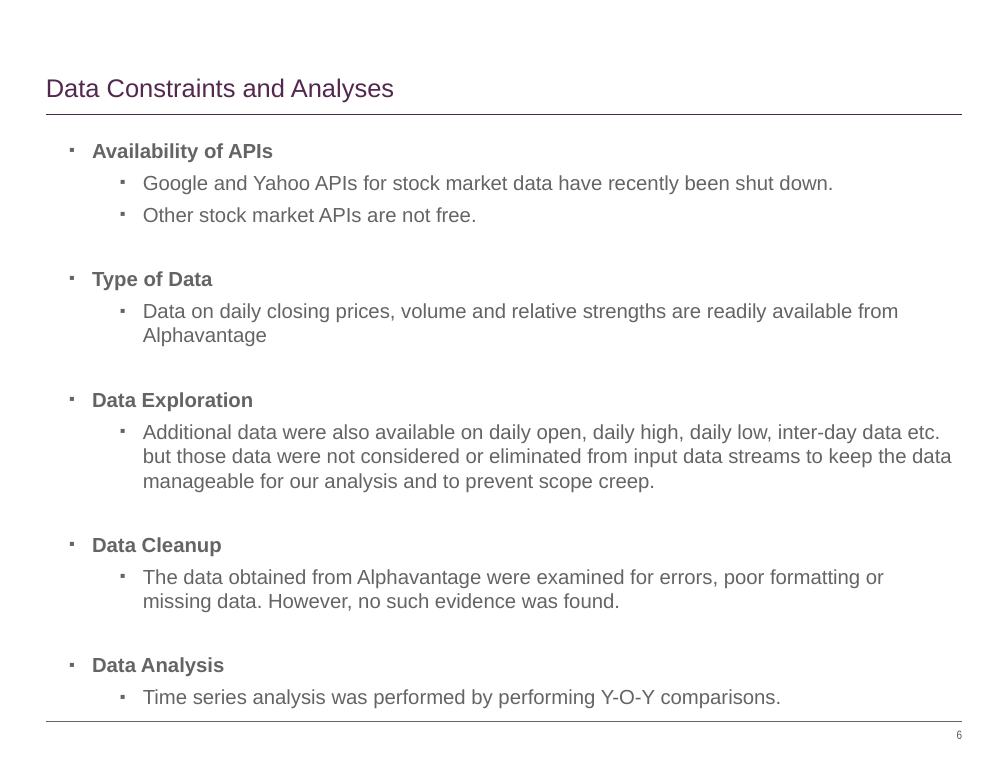
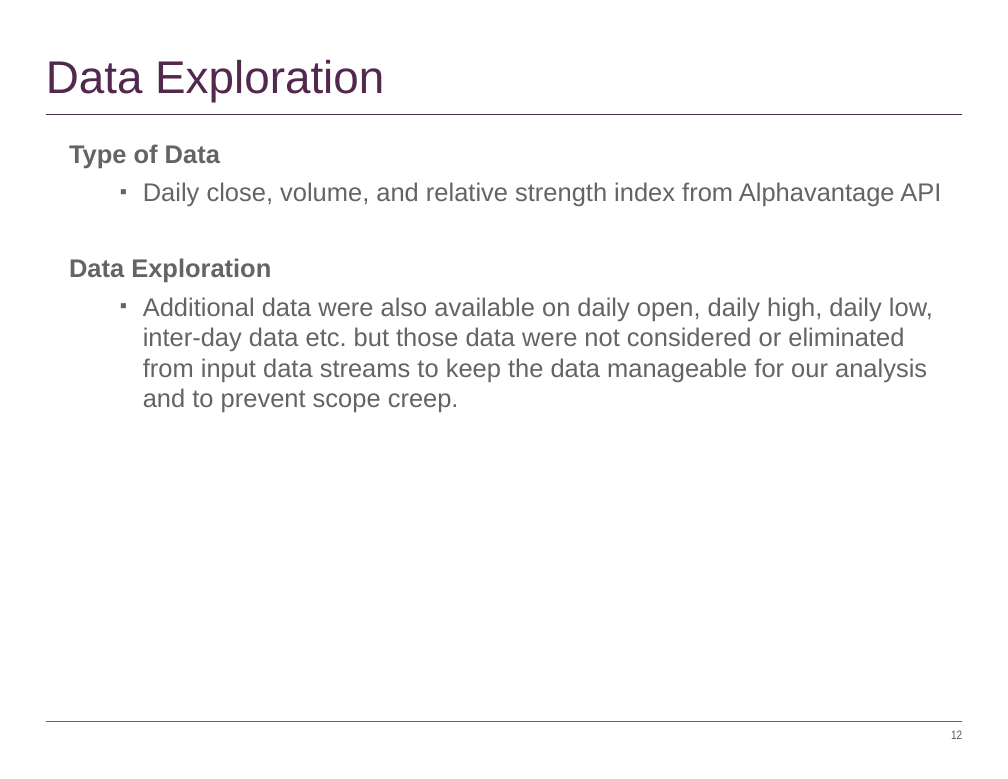
Before and after one commit to timothyyu/pr1-apple-stock-analysis, a slide deck: slide 12 of DataScience Project-One_Rutgers.pptx (slide 6 before the commit). Drawn at 1008x779 pixels with LibreOffice and Linux fonts; fonts in the diff are those of the drawing. Boxes give left, top, right and bottom in pixels: in the first picture for what was removed or moved away, otherwise in the second. Text is boxed around its words. In the diff, an @@ line names an element or a change of style, - is before the commit and + after.

Commit message:
powerpoint draft updates

```diff
--- a/DataScience Project-One_Rutgers.pptx
+++ b/DataScience Project-One_Rutgers.pptx
@@ title at [46, 59, 384, 102]: text changed; size 20 to 36 pt @@
-Data Constraints and Analyses
+Data Exploration
@@ text at [69, 144, 933, 413]: size 16 to 20 pt in "Type of Data", "Data Exploration", "Additional data were also available on daily ..."; bullet ▪ to none @@
@@ text at [92, 143, 833, 222]: paragraphs removed @@
-▪ Availability of APIs
-  ▪ Google and Yahoo APIs for stock market data have recently been shut down.
-  ▪ Other stock market APIs are not free.
@@ text at [143, 182, 941, 206]: text changed; size 16 to 20 pt @@
-  ▪ Data on daily closing prices, volume and relative strengths are readily available from Alphavantage
+  ▪ Daily close, volume, and relative strength index from Alphavantage API
@@ text at [92, 537, 884, 708]: paragraphs removed @@
-▪ Data Cleanup
-  ▪ The data obtained from Alphavantage were examined for errors, poor formatting or missing data. However, no such evidence was found.
-▪ Data Analysis
-  ▪ Time series analysis was performed by performing Y-O-Y comparisons.
@@ page number at [951, 730, 962, 739]: text changed @@
-6
+12
```
Also in this commit, not shown: 6 other slides changed, 10 slides added, 1 slide removed.
